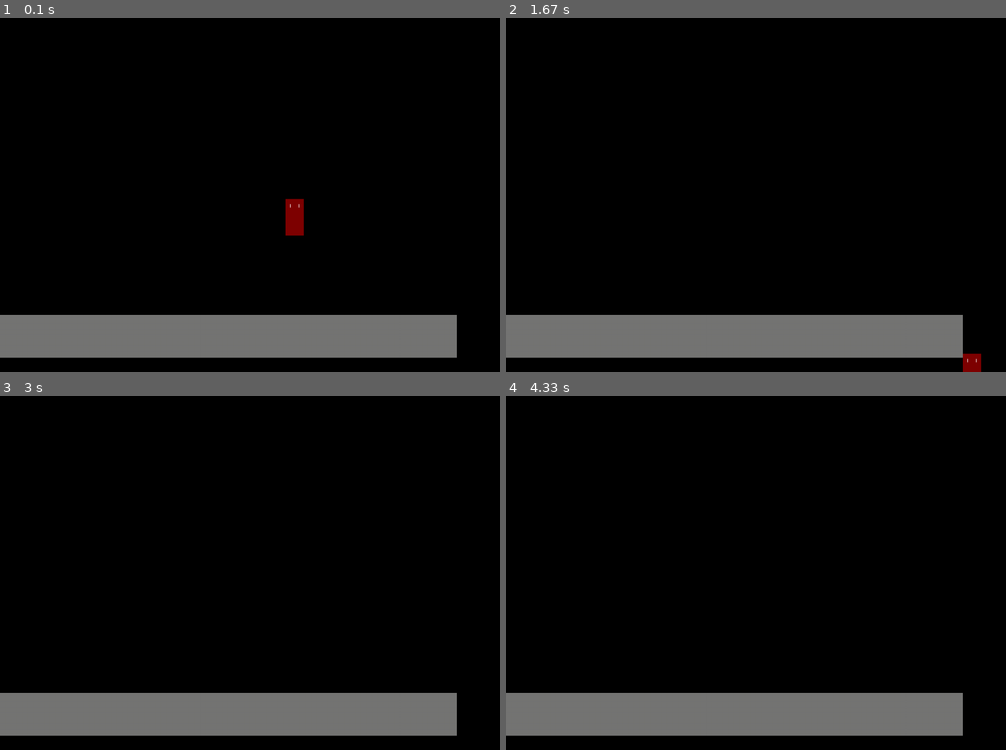
Above: before the commit, frames 1-4 (two rows, left to right).
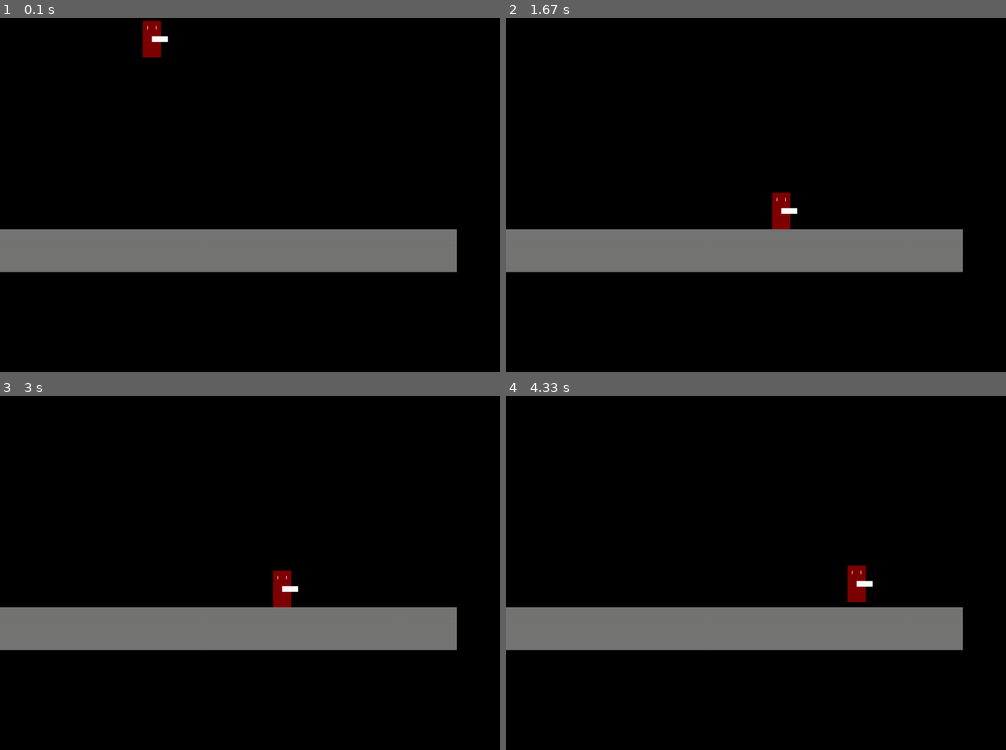
Above: after the commit, the same moments.

Repository: Dev-Chase/Pygame-Platformer_Shooter
Game: pygame game, started from scripts/main.py
Two runs of this game, one before a commit and one after it. Both use one fixed random seed, a clock stepped at 60 frames per second and the inputs below.
Inputs:
- Up to frame 1 (0.1 s): no input
- Up to frame 2 (1.67 s): hold Right 0.33-0.8 s; hold Right 0.83-1.3 s; hold Left from 1.33 s (still down)
- Up to frame 3 (3 s): release Left at 1.87 s; hold Left 1.9-2.3 s; hold Right 2.33-2.97 s
- Up to frame 4 (4.33 s): hold Left 3-3.47 s; hold Right 3.5-3.97 s; tap Space at 3.57, 3.87, 4.07 s; hold Right from 4 s (still down)

The runs differ from the first frame. In frame 1, 23% of the frame differs, in the area x 0-92%, y 0-97%; in frame 2, 23%; in frame 3, 23%; in frame 4, 23%.

Commit message:
Added Gun that follows player

Diff:
--- /dev/null
+++ b/scripts/gun.py
@@ -0,0 +1,28 @@
+import math
+import pygame
+from colours import colours
+
+class Gun(pygame.sprite.Sprite):
+    def __init__(self, player):
+        # Calling the parent Classe's __init__ method
+        super().__init__()
+
+        # Setting Core attributes
+        self.image = pygame.Surface((28, 10)).convert_alpha()
+        self.rect = self.image.get_rect(left=player.rect.left, top=player.rect.top)
+        self.correction_angle = 90
+
+        # Filling the gun with grey
+        self.image.fill(colours['white'])
+
+    def update(self, player):
+        self.rect.midleft = player.rect.center
+        for event in pygame.event.get():
+            if event.type == pygame.MOUSEBUTTONDOWN:
+                print('nice')
+                mx, my = pygame.mouse.get_pos()
+                dx, dy = mx - self.rect.centerx, my - self.rect.centery
+                angle = math.degrees(math.atan2(-dy, dx)) - self.correction_angle
+
+                self.image = pygame.transform.rotate(self.image, angle)
+                self.rect = self.image.get_rect(center = player.rect.center)
--- a/scripts/main.py
+++ b/scripts/main.py
@@ -6,6 +6,7 @@
 from base import *
 from tile import Tile
 from player import Player
+from gun import Gun
 
 # Pygame Setup
 pygame.init()
@@ -19,15 +20,18 @@
 
 # Creating Sprite Groups
 tiles = pygame.sprite.Group()
-players = pygame.sprite.GroupSingle()
+player_group = pygame.sprite.GroupSingle()
+gun_group = pygame.sprite.GroupSingle()
 
 # Creating Sprites
-floor = Tile((0, SCREEN_HEIGHT-100), (SCREEN_WIDTH-200, 75))
+floor = Tile((0, SCREEN_HEIGHT-250), (SCREEN_WIDTH-200, 75))
 player = Player((SCREEN_WIDTH//2, SCREEN_HEIGHT//2))
+gun = Gun(player)
 
 # Adding Sprites to Sprite Groups
 tiles.add(floor)
-players.add(player)
+player_group.add(player)
+gun_group.add(gun)
 
 seed(randint(0, 9999999999999999999999999999999))
 while True:
@@ -38,12 +42,14 @@
 
     # Game Logic goes here
     player.update(tiles)
+    gun.update(player)
 
     display.fill(colours['black'])
 
     # Drawing Code goes here
     tiles.draw(display)
-    players.draw(display)
+    player_group.draw(display)
+    gun_group.draw(display)
 
     screen.blit(pygame.transform.scale(display, SCREEN_SIZE), offs)
 
--- a/scripts/player.py
+++ b/scripts/player.py
@@ -1,14 +1,16 @@
 import pygame
 from colours import colours
+from base import SCREEN_HEIGHT, SCREEN_WIDTH
 
 class Player(pygame.sprite.Sprite):
-    def __init__(self, pos):
+    def __init__(self, pos, spwn_pnt=(SCREEN_WIDTH//4, 0)):
         # Calling the parent Classe's __init__ method
         super().__init__()
 
         # Setting Core attributes
         self.image = pygame.image.load('./assets/player.png').convert()
         self.rect = self.image.get_rect(topleft=pos)
+        self.spwn_pnt = spwn_pnt
 
         # Setting Movement Attributes
         self.wlksp = 6
@@ -16,6 +18,7 @@
         self.grv = .3
         self.can_jump = 0
         self.move = pygame.math.Vector2(0, 0)
+        self.is_dead = True
 
         # Setting KeyPress Attributes
         self.left_pressed = False
@@ -26,7 +29,7 @@
         for tile in tiles.sprites():
             if tile.rect.colliderect(self.rect):
                 if self.move.y > 0:
-                    self.can_jump = 7
+                    self.can_jump = 6
                     self.rect.bottom = tile.rect.top
                     self.move.y = 0
                 elif self.move.y < 0:
@@ -66,12 +69,11 @@
         # Applying Gravity
         self.move.y += self.grv
 
-
+        # Checking if Player can Jump
         self.can_jump -= 1
         if self.can_jump > 0 and self.jump_pressed:
             self.move.y = self.jump_move
             self.can_jump = 0
-
 
         # Applying Vertical Movement
         self.rect.y += self.move.y
@@ -82,3 +84,10 @@
         self.rect.x += self.move.x
         # Checking for Horizontal Collision
         self.horizontal_collision(tiles)
+
+        if self.rect.top+30 > SCREEN_HEIGHT:
+            self.is_dead = True
+
+        if self.is_dead:
+            self.rect.topleft = self.spwn_pnt
+            self.is_dead = False
